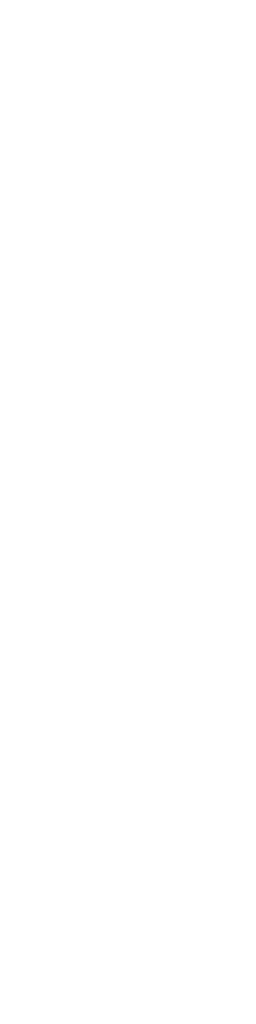
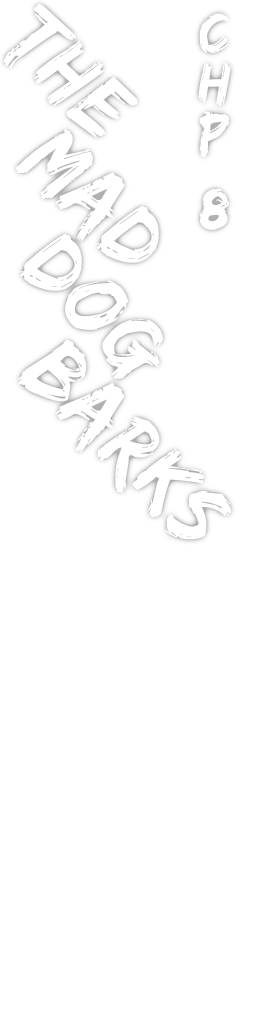
Layers edited between the first and the second 256×1024 image:
pixels changed over (x1=0, y1=0, x2=235, y2=544) (layer not identified)